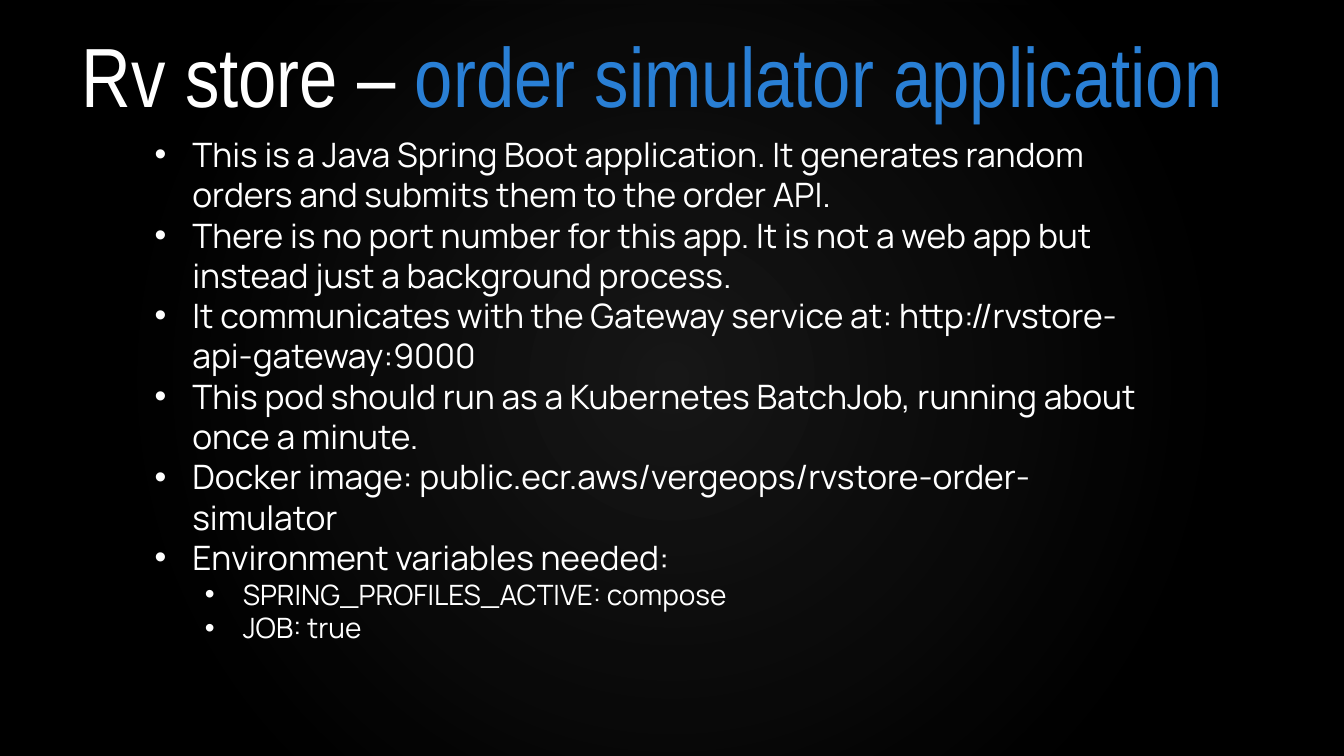
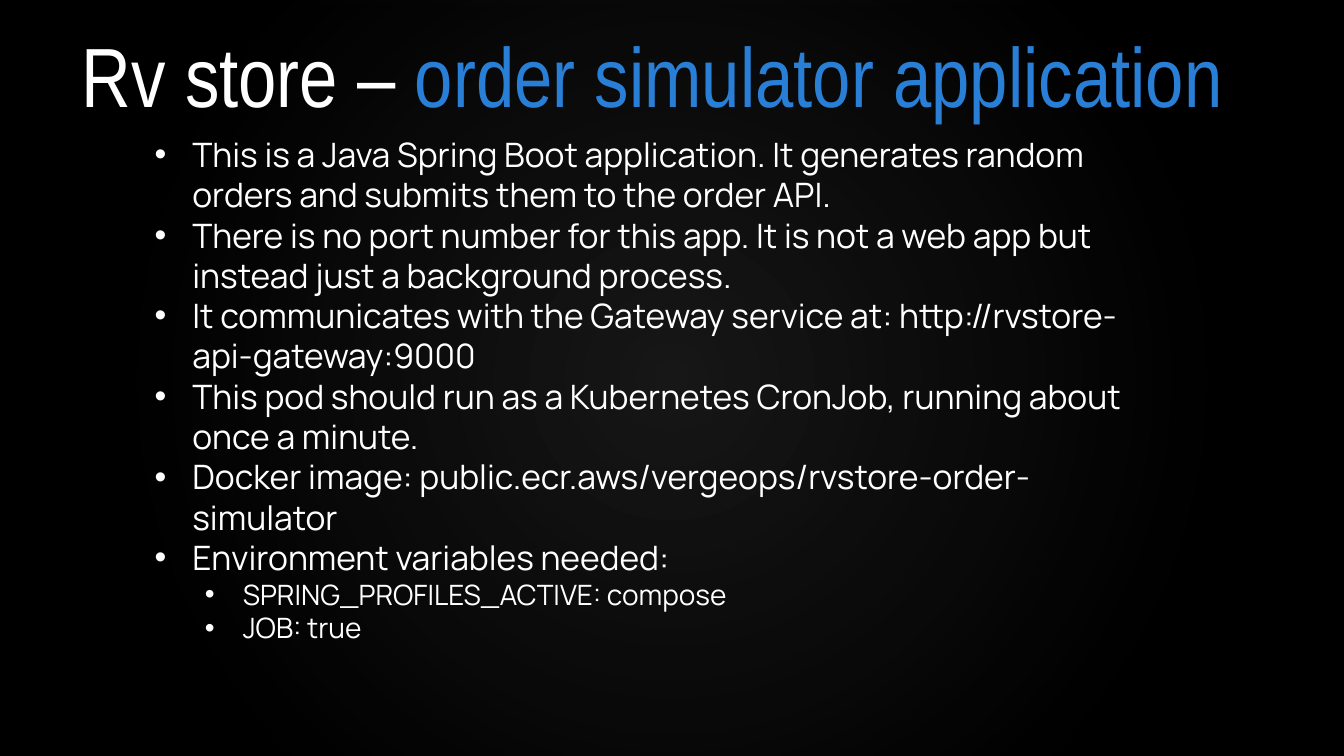
Before and after one commit to VergeOps/k8s-rvstore, a slide deck: slide 12 of rvstore_hackathon/Kubernetes-RV Store Hackathon.pptx. Drawn at 1344x756 pixels with LibreOffice and Linux fonts; fonts in the diff are those of the drawing; background and template pictures are left out. Boxes give left, top, right and bottom in pixels: in the first picture for what was removed or moved away, otherwise in the second. Text is boxed around its words. In the diff, an @@ line names an element or a change of style, - is before the commit and + after.

```diff
--- a/rvstore_hackathon/Kubernetes-RV Store Hackathon.pptx
+++ b/rvstore_hackathon/Kubernetes-RV Store Hackathon.pptx
@@ text at bbox=[192, 384, 1121, 450]: text changed @@
-• This pod should run as a Kubernetes BatchJob, running about once a minute.
+• This pod should run as a Kubernetes CronJob, running about once a minute.
```
Also in this commit, not shown: 3 other slides changed, 1 other file.
